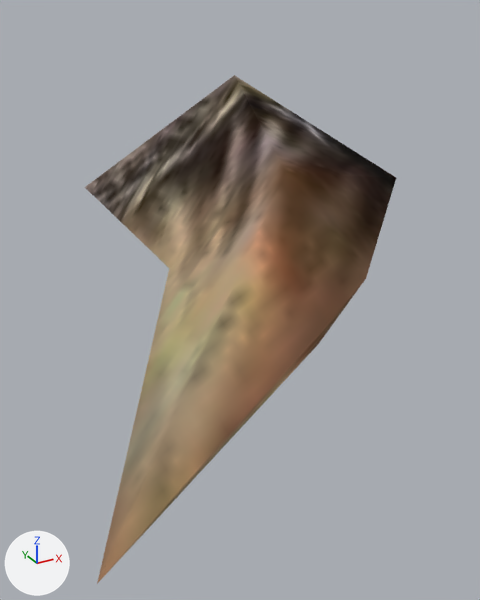
A saved change to the glTF model assets/models/ITAT_SHADOWHORN.glb.
Before and after are seen from a 50 mm lens placed at (-0.236, -0.499, 0.191), pointed at (0.016, -0.04, -0.039). Lighting does not change. The marker at lower left points along +X, +Y and +Z. Vertices at the same position are counted once.
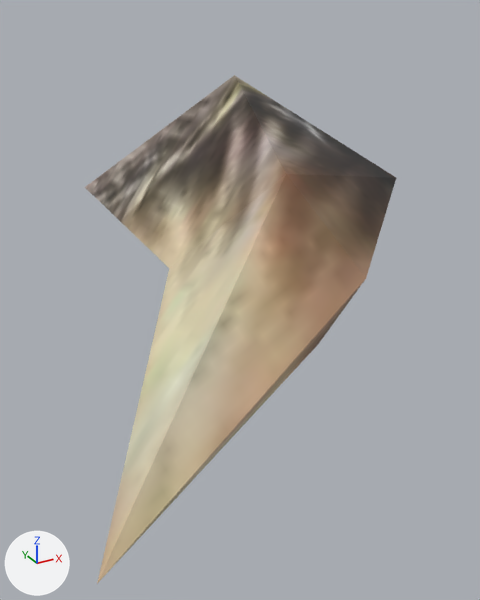
Boxes [x1, y1, x2, y2] around the edits, measured in the pictures (480 x 600 px):
```json
{"object": "Mesh", "change": "surface changed, shading changed", "before": [85, 75, 396, 584], "after": [85, 75, 396, 584], "on screen": "brown to beige"}
```

Edits to the scene script, one JSON object a line:
```json
{"op": "add", "block": "img_sha_body_v0_1", "code": ["img_sha_body_v0_1 = load_image('Sha_Body_V0', '_unpacked/Sha_Body_V0', 512, 512, 'sRGB')"]}
{"op": "set", "path": "mat_shadowbeast.metallic", "old": "1.0", "new": "0.0"}
{"op": "set", "path": "mat_shadowbeast.roughness", "old": "1.0", "new": "0.5"}
{"op": "set", "path": "mat_shadowbeast.texture", "old": "img_sha_body_v0", "new": "img_sha_body_v0_1"}
{"block": "me_mesh", "where": "me_mesh.from_pydata(...)  # 9 vertices, 14 faces; spans x -0.185..0.185, y -0.273..0.273, z -0.089..0.135"}
{"block": "me_mesh", "where": "# used by ob_mesh; location = (0.0, 0.0, 0.0)"}
{"block": "me_mesh", "change": "me_mesh part 1: its shading normals changed"}
```
